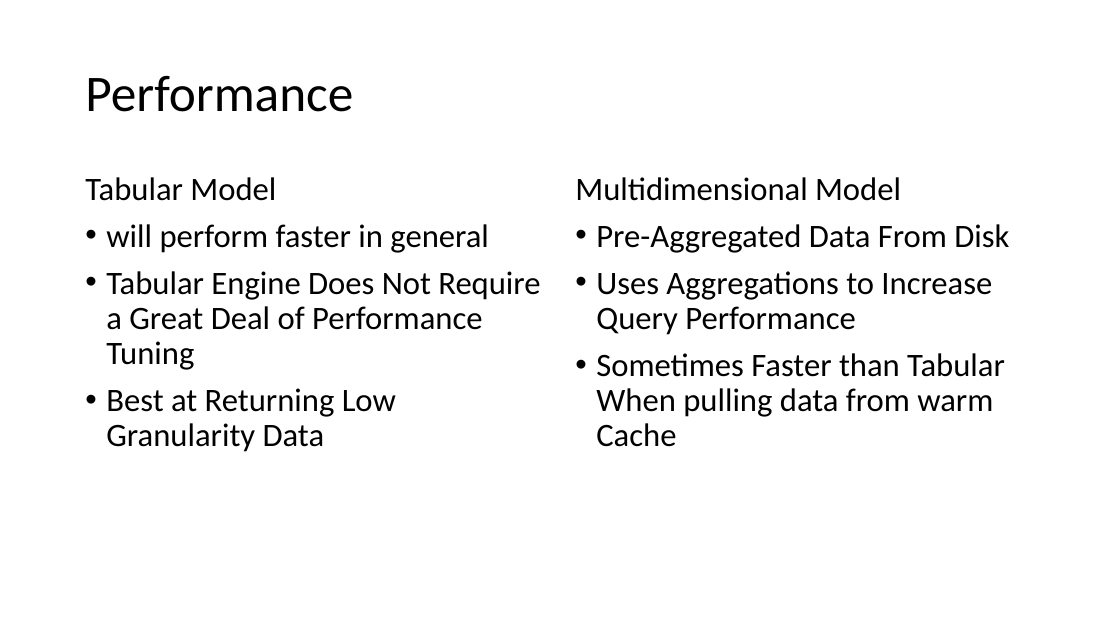
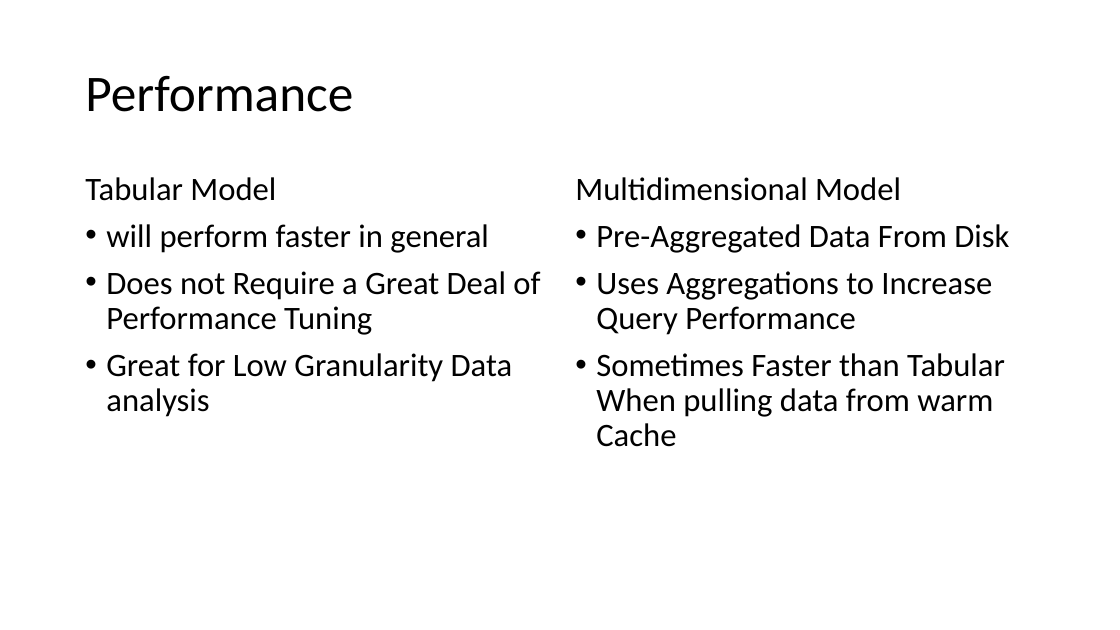
Before and after one commit to LukasSteindl/tabularmodelforfinance, a slide deck: slide 7 of Slides.pptx. Drawn at 1120x630 pixels with LibreOffice and Linux fonts; fonts in the diff are those of the drawing. Boxes give left, top, right and bottom in pixels: in the first picture for what was removed or moved away, otherwise in the second. Text is boxed around its words. In the diff, an @@ line names an element or a change of style, - is before the commit and + after.

```diff
--- a/Slides.pptx
+++ b/Slides.pptx
@@ text at <box>106,271,540,417</box>: text changed @@
-• Tabular Engine Does Not Require a Great Deal of Performance Tuning
-• Best at Returning Low Granularity Data
+• Does not Require a Great Deal of Performance Tuning
+• Great for Low Granularity Data analysis
```
Also in this commit, not shown: 5 other slides changed, 5 slides added, 1 other file.
